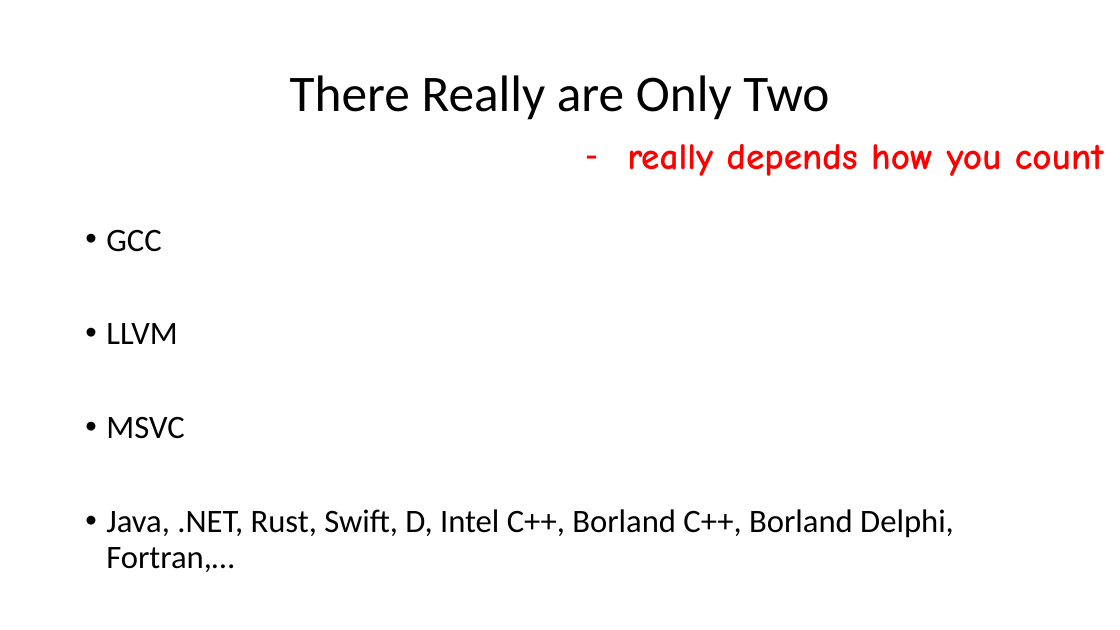
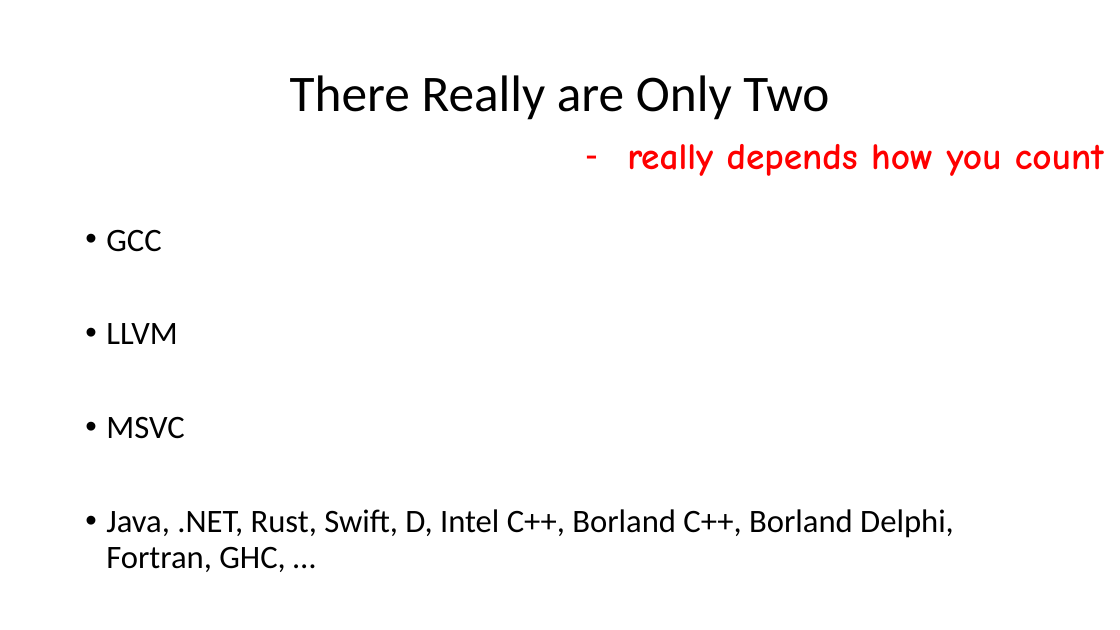
Before and after one commit to ganoliz/NI-GEN, a slide deck: slide 10 of media/NI-GEN-6.pptx (slide 9 before the commit). Drawn at 1120x630 pixels with LibreOffice and Linux fonts; fonts in the diff are those of the drawing. Boxes give left, top, right and bottom in pixels: in the first picture for what was removed or moved away, otherwise in the second. Text is boxed around its words. In the diff, an @@ line names an element or a change of style, - is before the commit and + after.

```diff
--- a/media/NI-GEN-6.pptx
+++ b/media/NI-GEN-6.pptx
@@ text at (106, 509, 954, 572): text changed @@
-• Java, .NET, Rust, Swift, D, Intel C++, Borland C++, Borland Delphi, Fortran,…
+• Java, .NET, Rust, Swift, D, Intel C++, Borland C++, Borland Delphi, Fortran, GHC, …
```
Also in this commit, not shown: 1 slide added, 5 other files.
